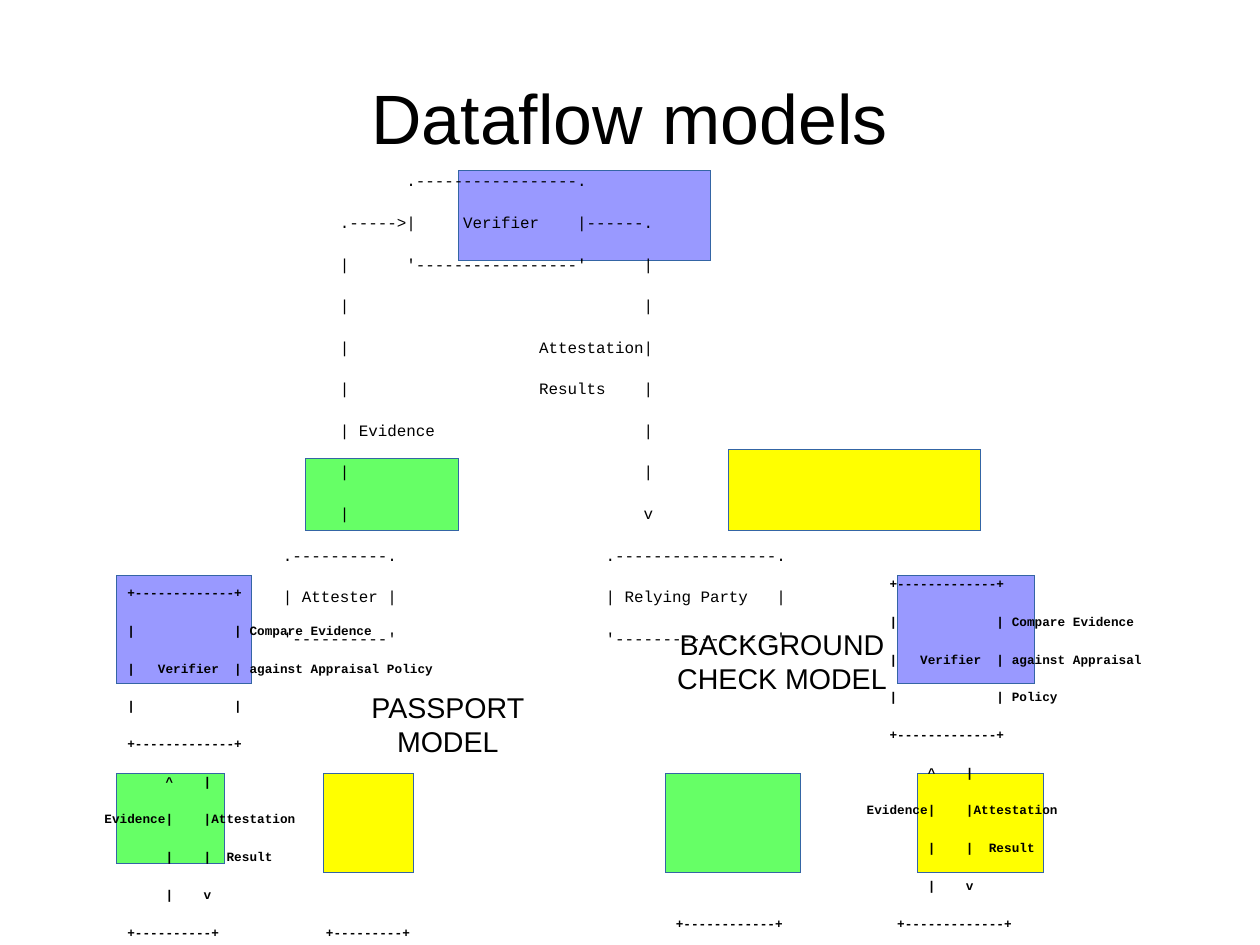
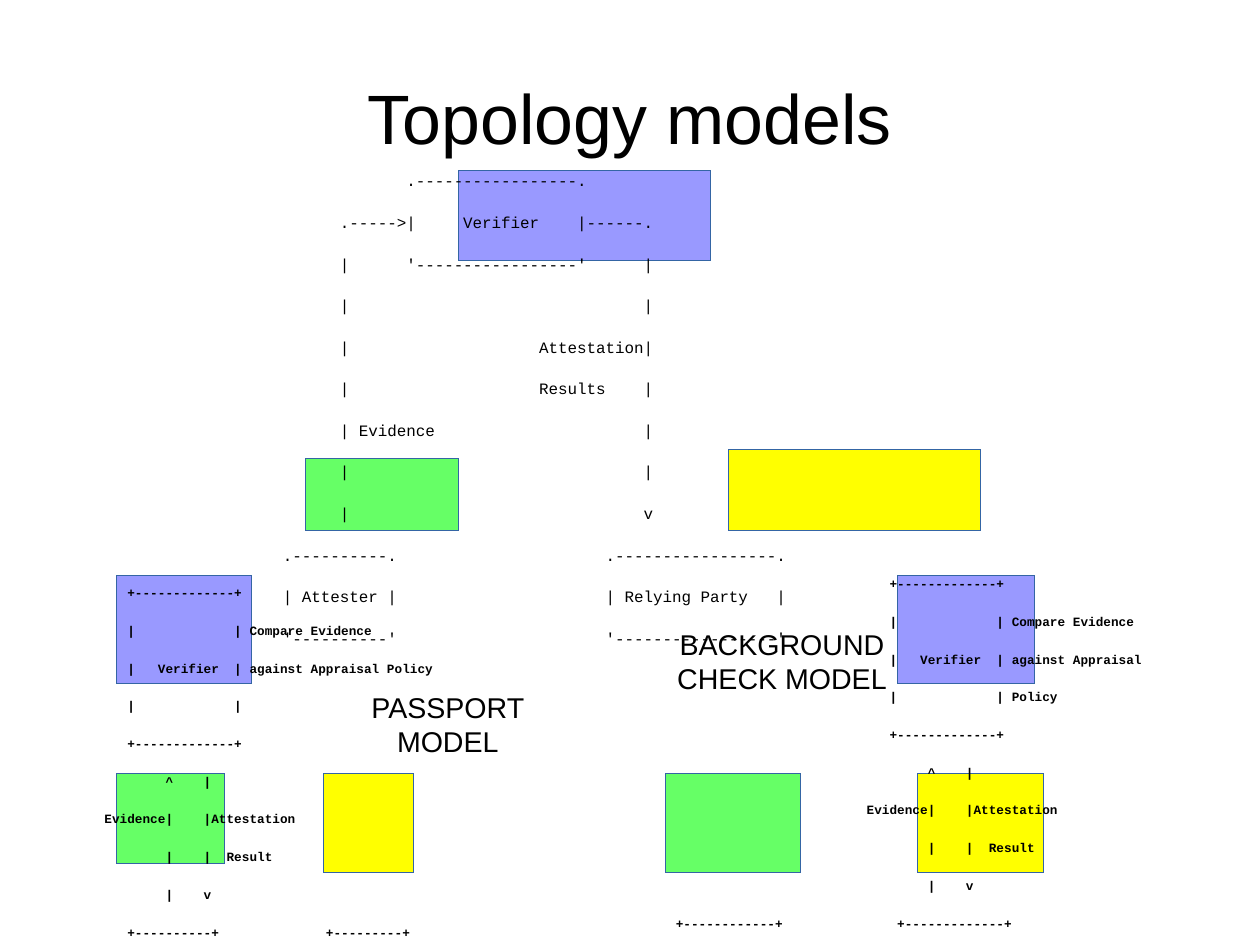
Before and after one commit to ietf-rats-wg/architecture, a slide deck: slide 10 of presentations/2020-ietf107-architecture.odp. Drawn at 1260x945 pixels with LibreOffice and Linux fonts; fonts in the diff are those of the drawing. Boxes give left, top, right and bottom in pixels: in the first picture for what was removed or moved away, otherwise in the second. Text is boxed around its words. In the diff, an @@ line names an element or a change of style, - is before the commit and + after.

```diff
--- a/presentations/2020-ietf107-architecture.odp
+++ b/presentations/2020-ietf107-architecture.odp
@@ title at [368,93,891,157]: text changed @@
-Dataflow models
+Topology models
```
Also in this commit, not shown: 7 other slides changed, 2 slides added.
